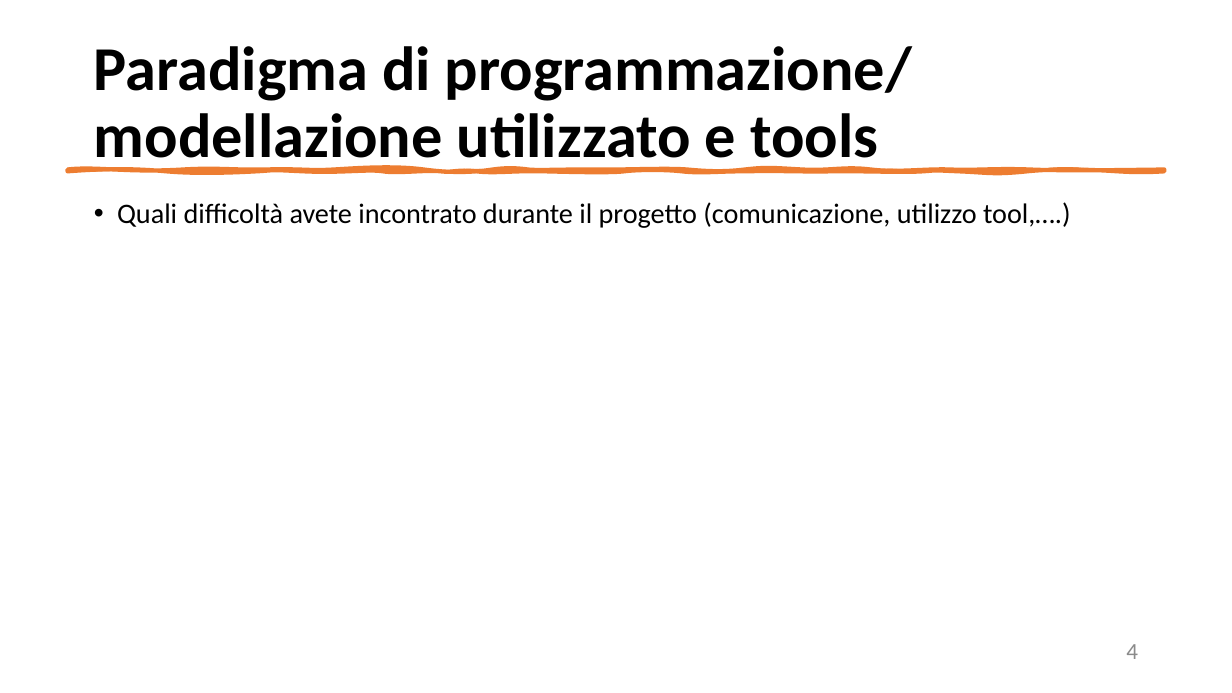
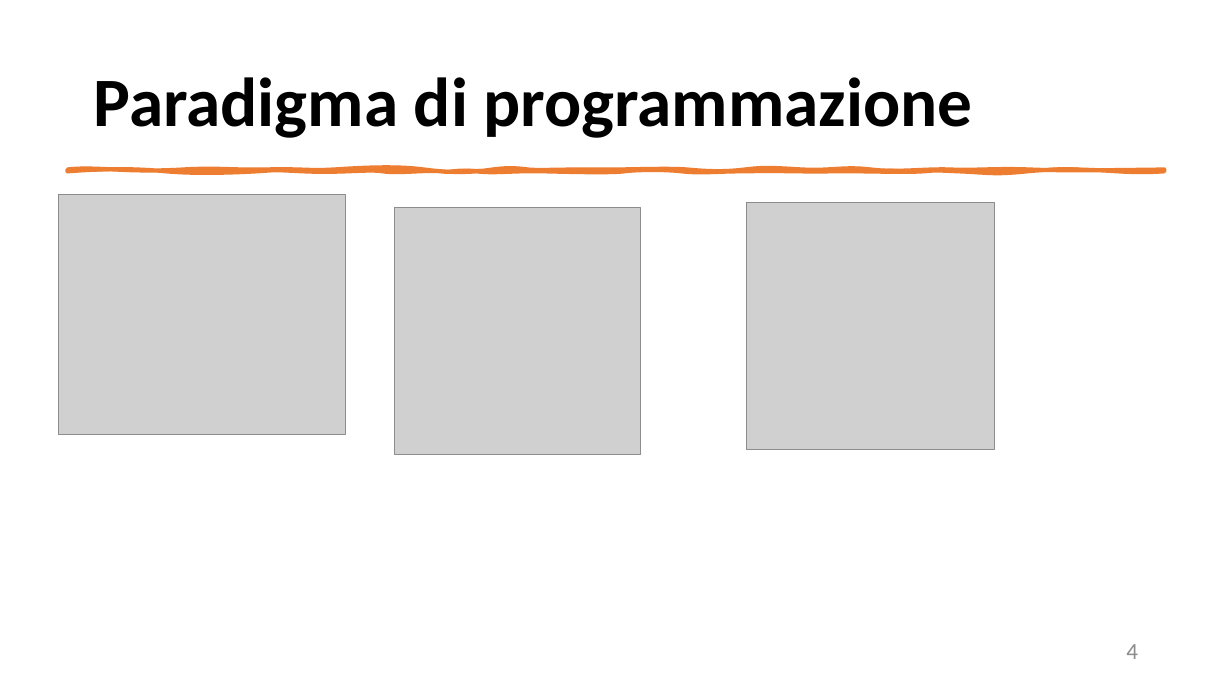
Before and after one commit to mangilimatteo/Progetto_Ingegneria_Software_Cattaneo_Mangili_Saini, a slide deck: slide 4 of Presentazione_Progetto.pptx. Drawn at 1232x693 pixels with LibreOffice and Linux fonts; fonts in the diff are those of the drawing; grey boxes stand for pictures. Boxes give left, top, right and bottom in pixels: in the first picture for what was removed or moved away, otherwise in the second. Text is boxed around its words. In the diff, an @@ line names an element or a change of style, - is before the commit and + after.

```diff
--- a/Presentazione_Progetto.pptx
+++ b/Presentazione_Progetto.pptx
@@ title at (94, 77, 973, 138): text changed; size 48.6 to 54 pt @@
-Paradigma di programmazione/
-modellazione utilizzato e tools
+Paradigma di programmazione
@@ picture added at (59, 195, 346, 435) @@
@@ text removed at (117, 202, 1071, 228) @@
-• Quali difficoltà avete incontrato durante il progetto (comunicazione, utilizzo tool,….)
@@ picture added at (395, 208, 641, 455) @@
@@ picture added at (747, 202, 994, 450) @@
```
Also in this commit, not shown: 6 other slides changed.
